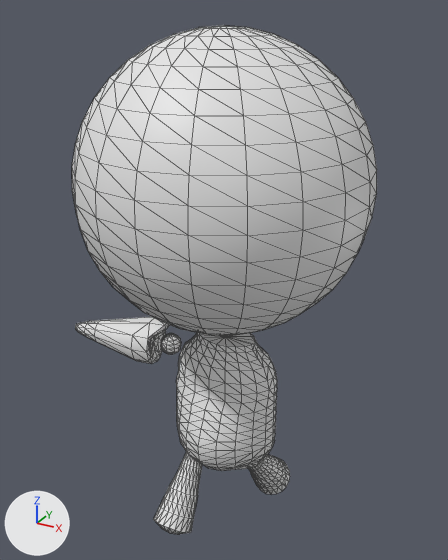
The OBJ model res/models/planetHead/exp_22.obj: old version first, new version second.
Camera for both pictures: a 50 mm lens placed at (3.38, -6.17, 8.29), pointed at (-0.14, 0.23, 5.09). Every picture has the same lights, and +X, +Y and +Z are marked at lower left. Mesh edges are drawn as thin lines. Where no turn or scale is listed for an object, it has been applied to the vertices.

The scene before the commit, as lines of its bpy script (objects in view):
```python
me_exp_22 = bpy.data.meshes.new('exp_22')
me_exp_22.from_pydata(...)  # 1316 vertices, 2608 faces; spans x -2.41..1.72, y -1.74..1.7, z 1.53..8.12
ob_exp_22 = bpy.data.objects.new('exp_22', me_exp_22)
ob_exp_22.location = (0.0, 0.0, 0.0)
```
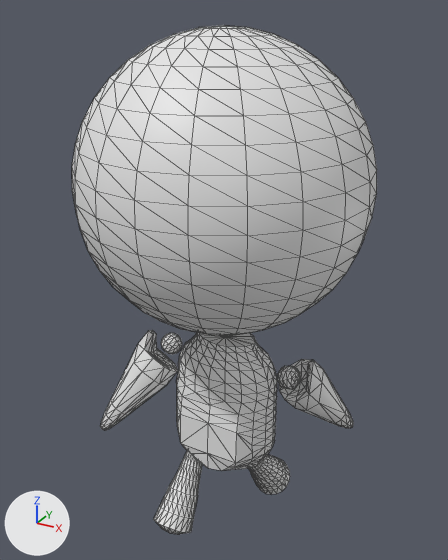
The change in detail:
me_exp_22 is used by ob_exp_22; location (0.0, 0.0, 0.0).
me_exp_22 had 1316 vertices, 2608 faces and spanned x -2.41..1.72, y -1.74..1.7, z 1.53..8.12.
me_exp_22 now has 1438 vertices, 2844 faces and spans x -1.72..1.72, y -1.74..1.7, z 1.53..8.12.
me_exp_22 part 1: the loose piece of 58 vertices spanning x -1.05..-0.76, y -0.05..0.24, z 3.86..4.16 is multiplied about its middle by the matrix ((0.463, -0.189, -0.866), (0.378, 0.926, 0.0), (0.802, -0.328, 0.5)), then moved by (0.01, 0.0, 0.01).
me_exp_22 part 2: the loose piece of 90 vertices spanning x -2.41..-0.92, y -0.29..0.37, z 3.69..4.34 is multiplied about its middle by the matrix ((0.463, -0.189, -0.866), (0.378, 0.926, 0.0), (0.802, -0.328, 0.5)), then moved by (0.45, -0.37, -0.54).
me_exp_22 part 3: the loose piece of 58 vertices spanning x -1.05..-0.76, y -0.05..0.24, z 3.86..4.16 is copied, and the copy is multiplied about its middle by the matrix ((-0.463, 0.189, 0.866), (-0.378, -0.926, 0.0), (0.802, -0.328, 0.5)), then moved by (1.77, -0.01, 0.01); it spans x 0.72..1.02, y -0.06..0.23, z 3.87..4.16.
me_exp_22 part 4: the loose piece of 90 vertices spanning x -2.41..-0.92, y -0.29..0.37, z 3.69..4.34 is copied, and the copy is multiplied about its middle by the matrix ((-0.463, 0.189, 0.866), (-0.378, -0.926, 0.0), (0.802, -0.328, 0.5)), then moved by (2.85, 0.46, -0.54); it spans x 0.66..1.53, y 0.02..0.99, z 2.91..4.24.
Part 5, on me_exp_22:
33 vertices are removed from x -0.43..0.41, y -0.7..-0.46, z 2.7..3.59.
88 faces are deleted.
7 vertices are added at x -0.29..0.29, y -0.46..-0.39, z 2.73..3.59.
36 new faces join them.

Boxes (x1, y1, x2, y2) around the edits, measured in the pictures (448 x 560 px; the box of a moved part takes in the faces that stretch with it):
part 1 of me_exp_22, moved or reshaped
    before: (161, 333, 181, 354)
    after: (161, 333, 182, 354)
part 2 of me_exp_22, moved or reshaped
    before: (75, 317, 170, 364)
    after: (100, 330, 178, 430)
part 3 of me_exp_22, added
    after: (277, 366, 300, 389)
part 4 of me_exp_22, added
    after: (279, 359, 353, 428)
part 5 of me_exp_22, cut back
    both: (177, 393, 253, 471)
